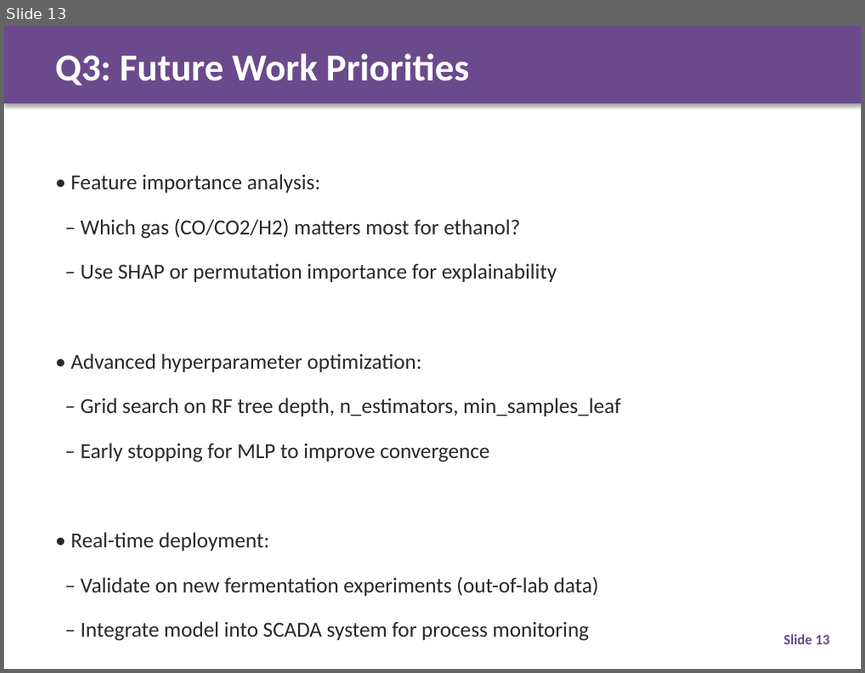
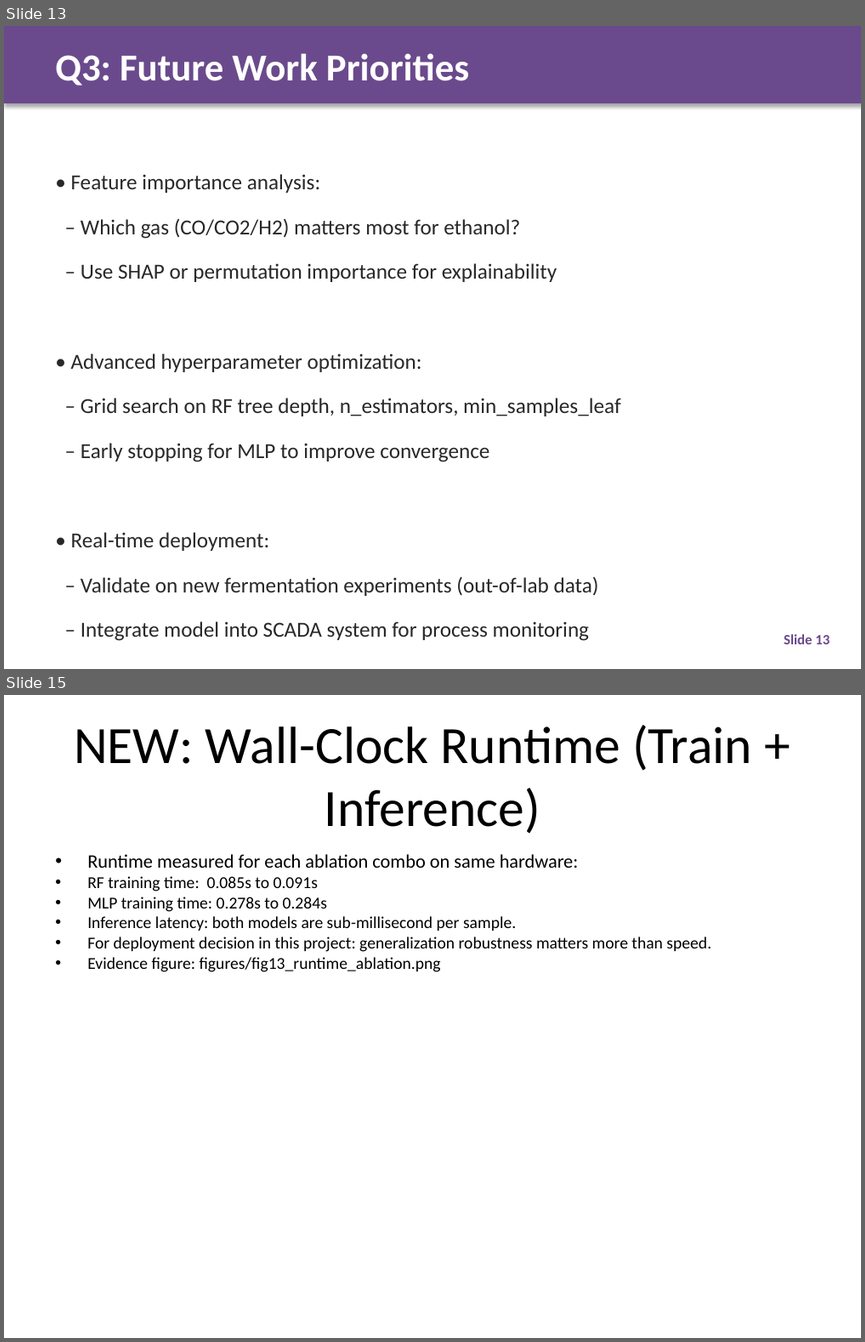
Before and after one commit to tanyingy-kau/ML-Assignments, a slide deck: slides/term_project_presentation_SYNGAS--group 6 Ying.pptx. Shown one above the other, each under a label of ours: slide 13 before the commit, slides 13 and 15 after it; the slides between them are not shown. The pictures are 865x673 and 865x1342 pixels, drawn with LibreOffice and Linux fonts; fonts in the diff are those of the drawing. Boxes give left, top, right and bottom in pixels: in the first picture for what was removed or moved away, otherwise in the second. Text is boxed around its words. In the diff, an @@ line names an element or a change of style, - is before the commit and + after.

Commit message:
add ablation and runtime slides

```diff
--- a/slides/term_project_presentation_SYNGAS--group 6 Ying.pptx
+++ b/slides/term_project_presentation_SYNGAS--group 6 Ying.pptx
@@ slide 15 added at (4, 695, 861, 1338), background #FFFFFF @@
@@ title added at (74, 725, 752, 834), 44 pt, text #000000 @@
+NEW: Wall-Clock Runtime (Train + Inference)
@@ text added at (87, 854, 711, 972), 14 pt, text #000000 @@
+• Runtime measured for each ablation combo on same hardware:
+• RF training time: 0.085s to 0.091s
+• MLP training time: 0.278s to 0.284s
+• Inference latency: both models are sub-millisecond per sample.
+• For deployment decision in this project: generalization robustness matters more than speed.
+• Evidence figure: figures/fig13_runtime_ablation.png
```
Also in this commit, not shown: 1 slide changed, 1 other slide added.
